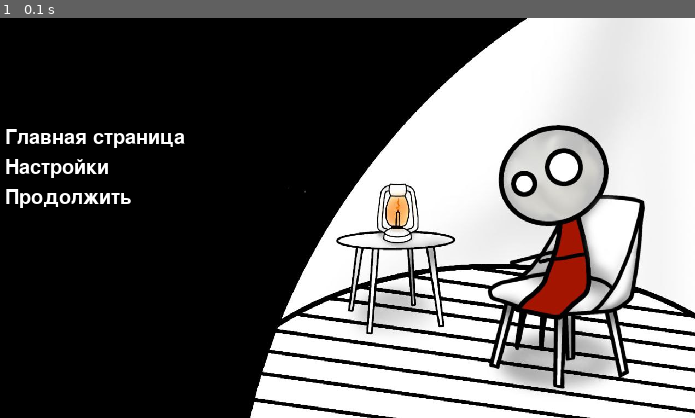
Above: before the commit, frame 1.
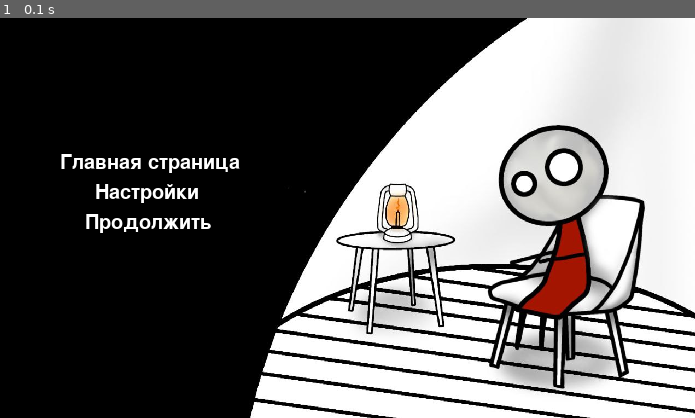
Above: after the commit, the same moment.

Repository: qpoe/pygame-project
Game: pygame game, started from main.py
Two runs of this game, one before a commit and one after it. Both use one fixed random seed, a clock stepped at 60 frames per second and the inputs below.
Inputs:
- Up to frame 1 (0.1 s): no input

The runs differ from the first frame. In frame 1, 2.1% of the frame differs, in the area x 0-35%, y 27-54%.

Commit message:
исправила

Diff:
--- a/main.py
+++ b/main.py
@@ -38,13 +38,14 @@
     fon = pygame.transform.scale(load_image('fon.jpg'), (WIDTH, HEIGHT))
     screen.blit(fon, (0, 0))
     font = pygame.font.Font(None, 30)
-    text_coord = 100
-    for line in intro_text:
-        string_rendered = font.render(line, 1, pygame.Color('white'))
+    text_coord = 125
+    intro_rect_x = [65, 100, 90]
+    for line in range(len(intro_text)):
+        string_rendered = font.render(intro_text[line], 1, pygame.Color('white'))
         intro_rect = string_rendered.get_rect()
         text_coord += 10
         intro_rect.top = text_coord
-        intro_rect.x = 10
+        intro_rect.x = intro_rect_x[line]
         text_coord += intro_rect.height
         screen.blit(string_rendered, intro_rect)
 
@@ -67,6 +68,7 @@
                     410 > event.pos[0] > 390 and 205 > event.pos[1] > 175:
                 print(event.pos)
                 return  # лампа
+
         pygame.display.flip()
         clock.tick(FPS)
 
